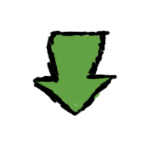
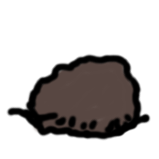
Layer changes from the first 159 x 159 image to the second:
added layer "Layer #6" above "Layer #7" over [6,53,151,141]
added layer "Layer #7" above "Layer #4" over [27,55,141,139]
hid "Layer #2" over [32,29,118,117]
hid "Layer #3" over [33,33,112,114]
